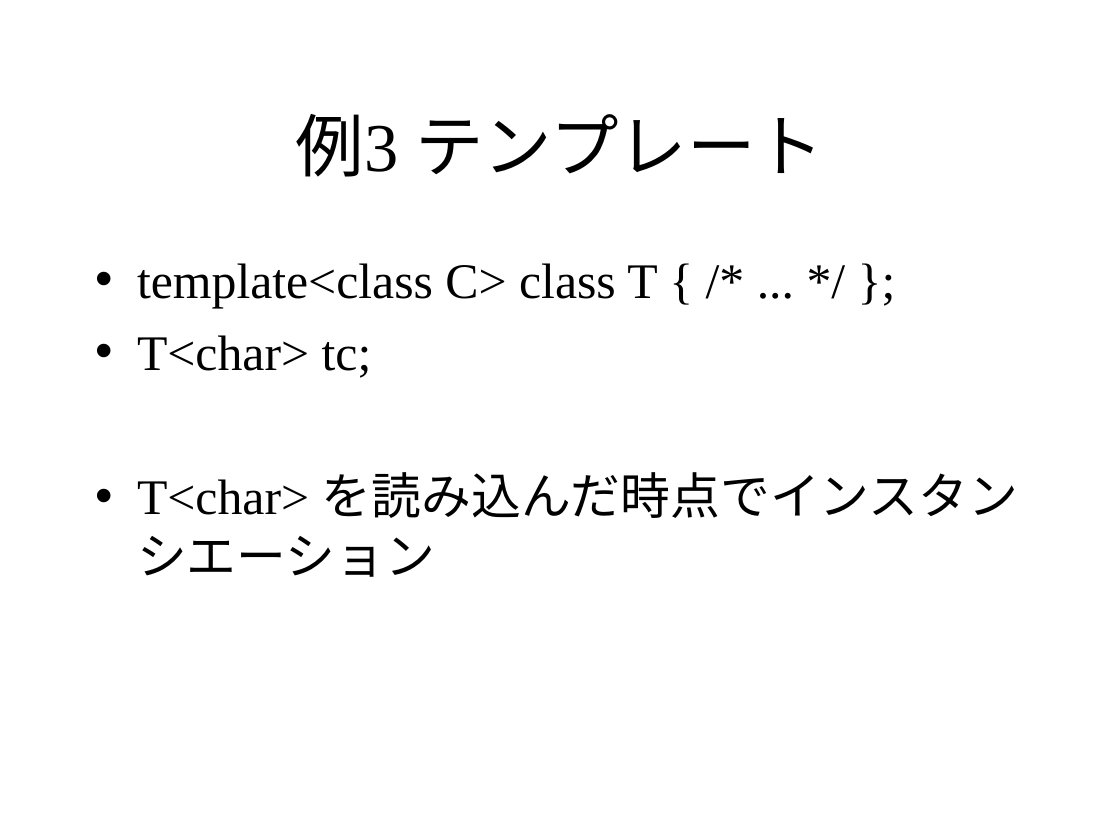
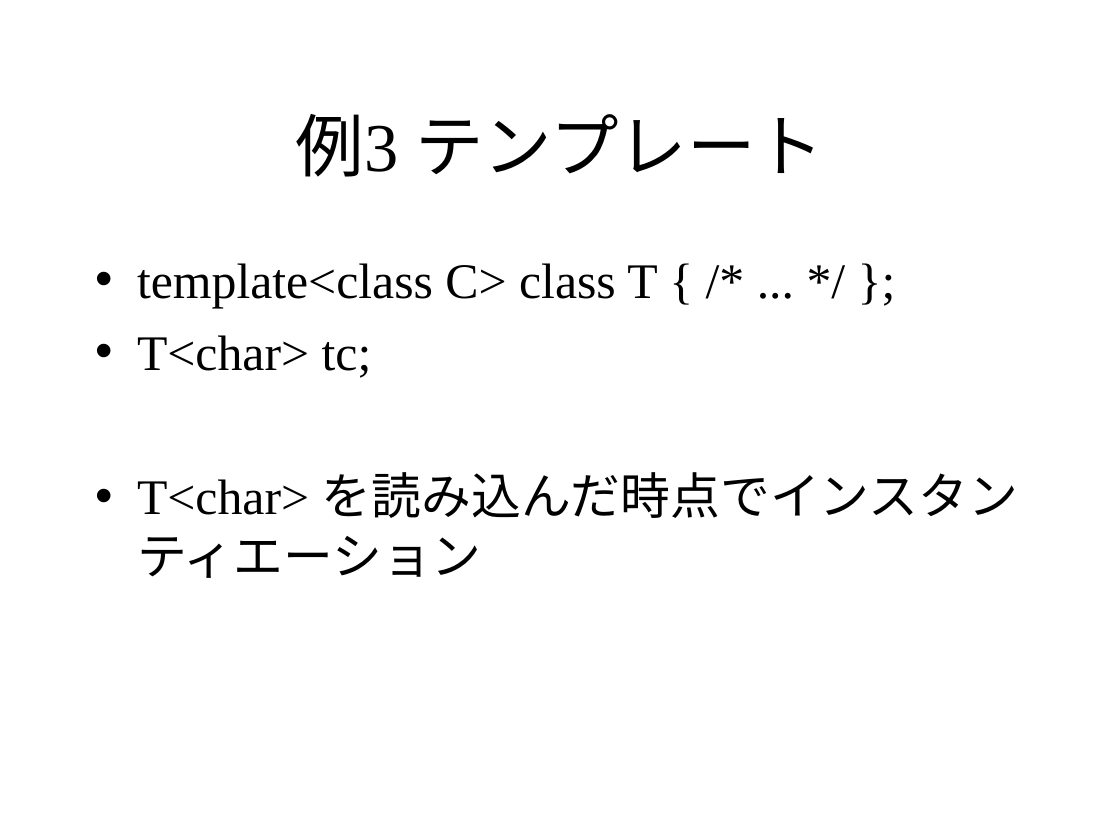
Before and after one commit to KeiHasegawa/cxx_doc, a slide deck: slide 6 of 01_parse_intro.ppt. Drawn at 1120x840 pixels with LibreOffice and Linux fonts; fonts in the diff are those of the drawing. Boxes give left, top, right and bottom in pixels: in the first picture for what was removed or moved away, otherwise in the second. Text is boxed around its words. In the diff, an @@ line names an element or a change of style, - is before the commit and + after.

```diff
--- a/01_parse_intro.ppt
+++ b/01_parse_intro.ppt
@@ text at <box>137,472,1018,578</box>: text changed @@
-• T<char> を読み込んだ時点でインスタンシエーション
+• T<char> を読み込んだ時点でインスタンティエーション
```
Also in this commit, not shown: 4 other files.
